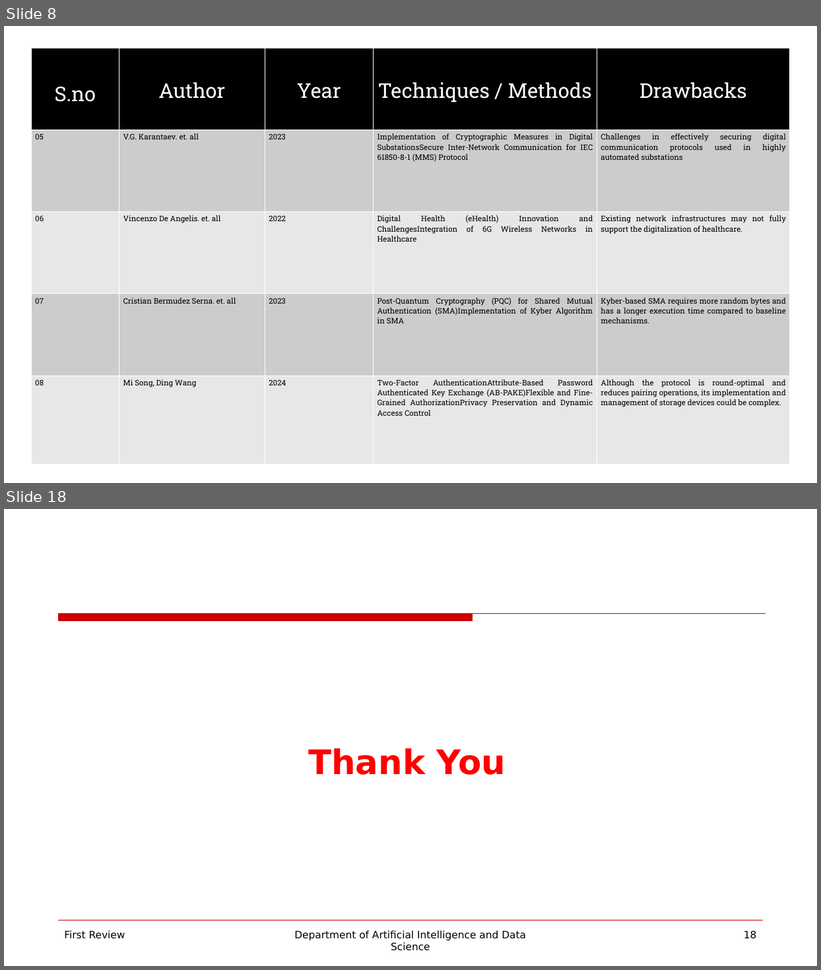
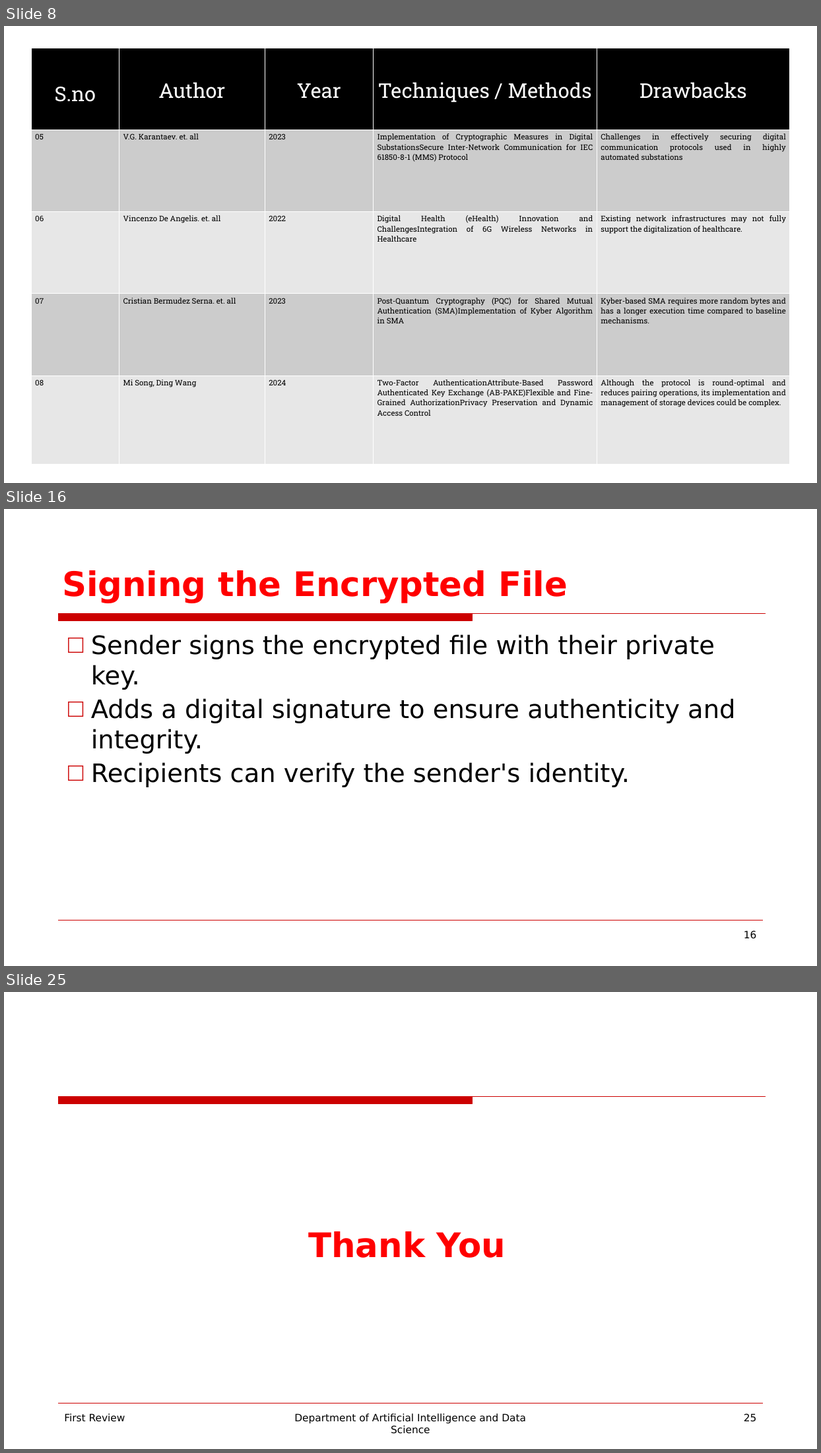
Before and after one commit to guru0005/Mini-Project-for-Data-Science-221801014, a slide deck: PPT/Mini Project for Data Science PPT.pptx. Shown one above the other, each under a label of ours: slides 8 and 18 before the commit, slides 8, 16 and 25 after it; the slides between them are not shown. The pictures are 821x970 and 821x1453 pixels, drawn with LibreOffice and Linux fonts; fonts in the diff are those of the drawing; background and template pictures are left out. Boxes give left, top, right and bottom in pixels: in the first picture for what was removed or moved away, otherwise in the second. Text is boxed around its words. In the diff, an @@ line names an element or a change of style, - is before the commit and + after.

```diff
--- a/PPT/Mini Project for Data Science PPT.pptx
+++ b/PPT/Mini Project for Data Science PPT.pptx
@@ slide 16 added at box(4, 509, 817, 966), background picture (left out); not listed: 2 template elements that a slide beside it also shows @@
@@ title added at box(62, 570, 568, 603), 40 pt, text #FF0000, bold @@
+Signing the Encrypted File
@@ text added at box(91, 634, 735, 788), 30 pt, text #000000 @@
+□ Sender signs the encrypted file with their private key.
+□ Adds a digital signature to ensure authenticity and integrity.
+□ Recipients can verify the sender's identity.
@@ page number added at box(744, 931, 757, 939), 12 pt, text #000000 @@
+16
@@ what was slide 18 is now slide 25 @@
@@ page number at box(744, 1414, 757, 1422): text changed @@
-18
+25
```
Also in this commit, not shown: 12 slides changed, 6 other slides added.
